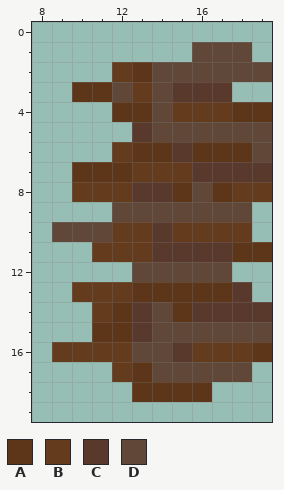
A pixel-art sprite gets an edit: src/assets/block/wood/red/right/wood_red_right_2.png. The picture above was drawn from the file before the commit.
The file is 20x20 pixels. Shown: x 8..19, y 0..19.
Palette (. is transparent): A #5d3518  B #653b1d  C #59392c  D #604737
Now the later version:
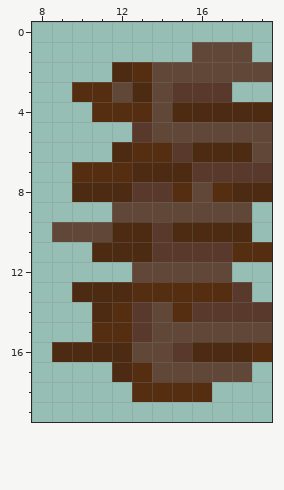
From old to new:
Colour A changes from #5d3518 to #552e12.
Colour B changes from #653b1d to #4d2b12.
Colour A is added in row 4 at x 11.
Colour B replaces colour A in row 4 at x 18 to 19; in row 6 at x 16 to 18.
Pixel boxes of the changes (left, top, right, bottom) in both pictures:
changed: (52, 62, 272, 402)
